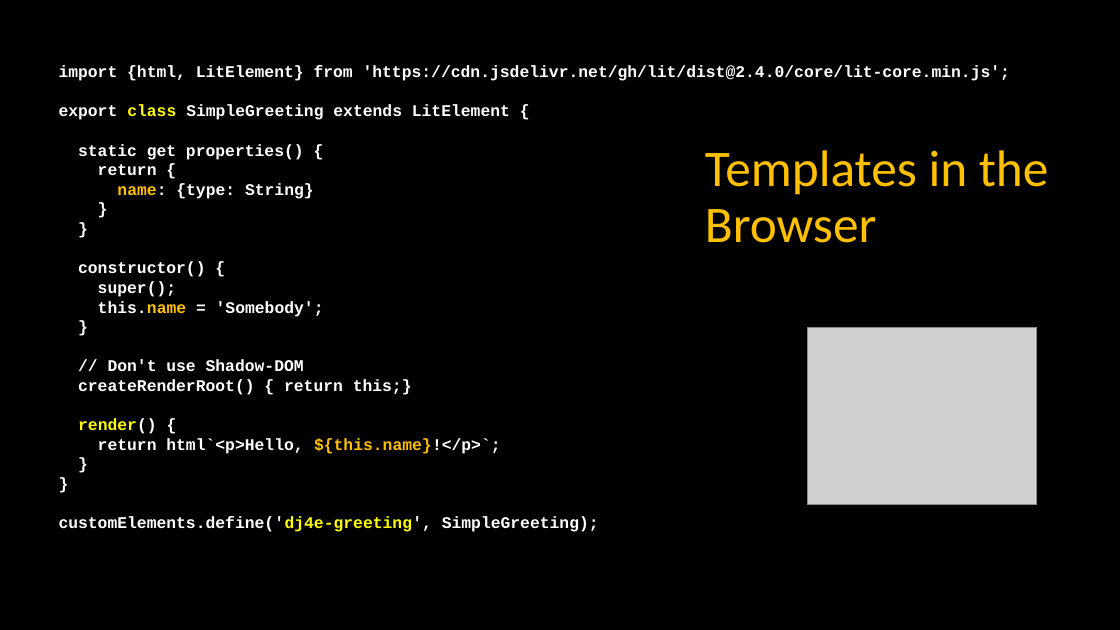
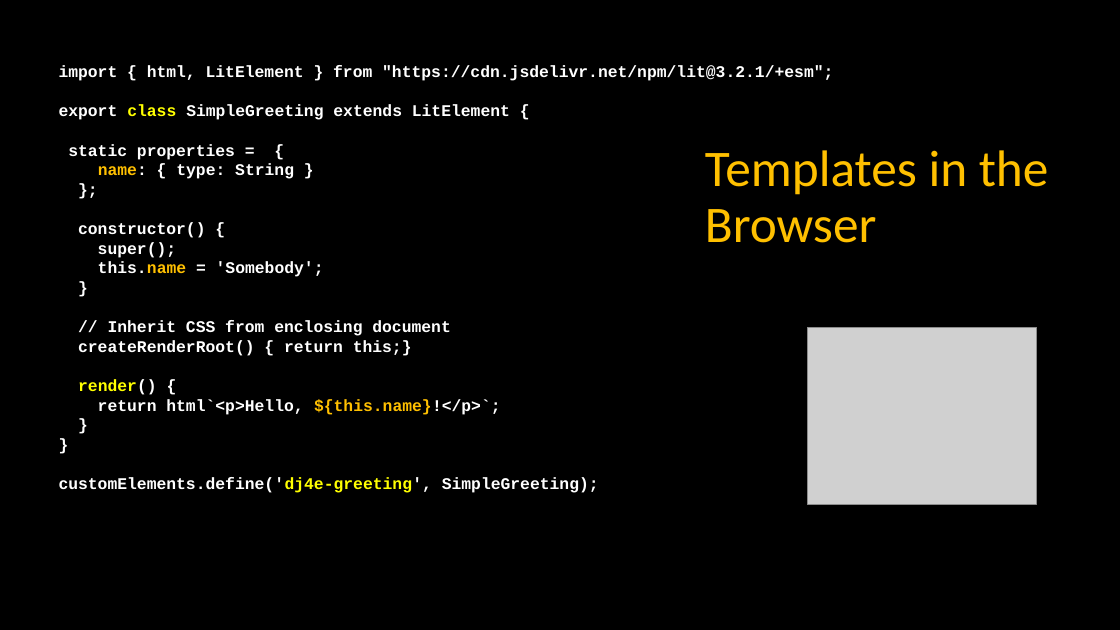
Before and after one commit to csev/dj4e, a slide deck: slide 44 of lectures/JS-03-Browser.pptx. Drawn at 1120x630 pixels with LibreOffice and Linux fonts; fonts in the diff are those of the drawing; grey boxes stand for pictures. Boxes give left, top, right and bottom in pixels: in the first picture for what was removed or moved away, otherwise in the second. Text is boxed around its words. In the diff, an @@ line names an element or a change of style, - is before the commit and + after.

Commit message:
Update slides

```diff
--- a/lectures/JS-03-Browser.pptx
+++ b/lectures/JS-03-Browser.pptx
@@ text at [59,65,833,81]: text changed @@
-import {html, LitElement} from 'https://cdn.jsdelivr.net/gh/lit/dist@2.4.0/core/lit-core.min.js';
+import { html, LitElement } from "https://cdn.jsdelivr.net/npm/lit@3.2.1/+esm";
@@ text at [68,144,294,179]: text changed @@
-static get properties() {
-return {
-name: {type: String}
-}
-}
+static properties = {
+name: { type: String }
+};
@@ text at [108,320,450,336]: text changed @@
-// Don't use Shadow-DOM
+// Inherit CSS from enclosing document
```
